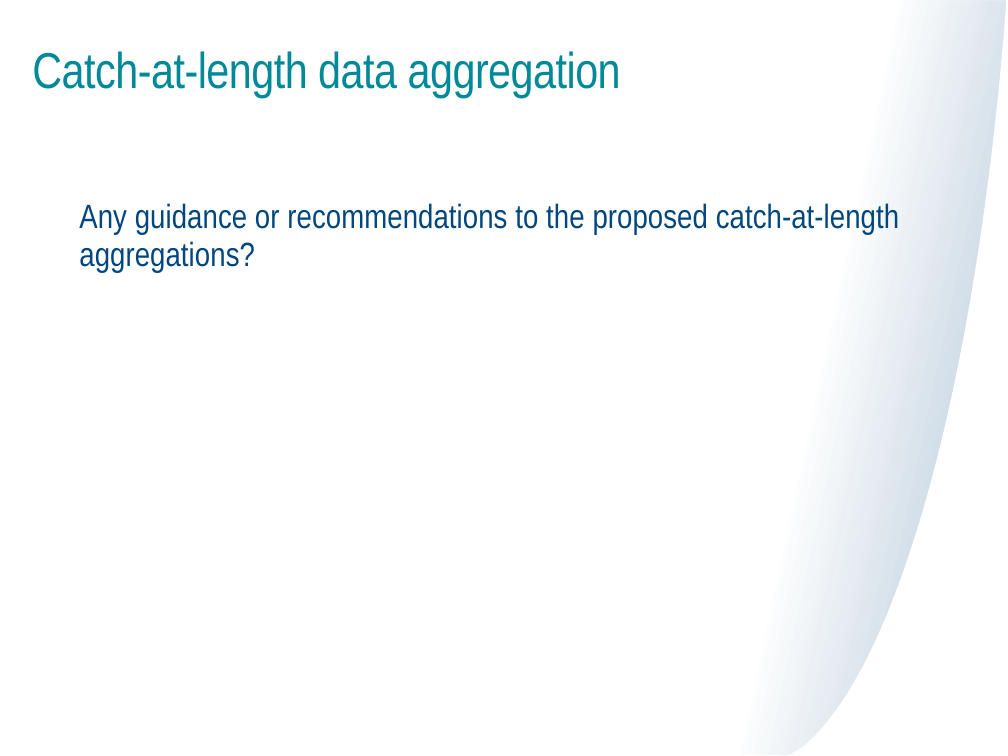
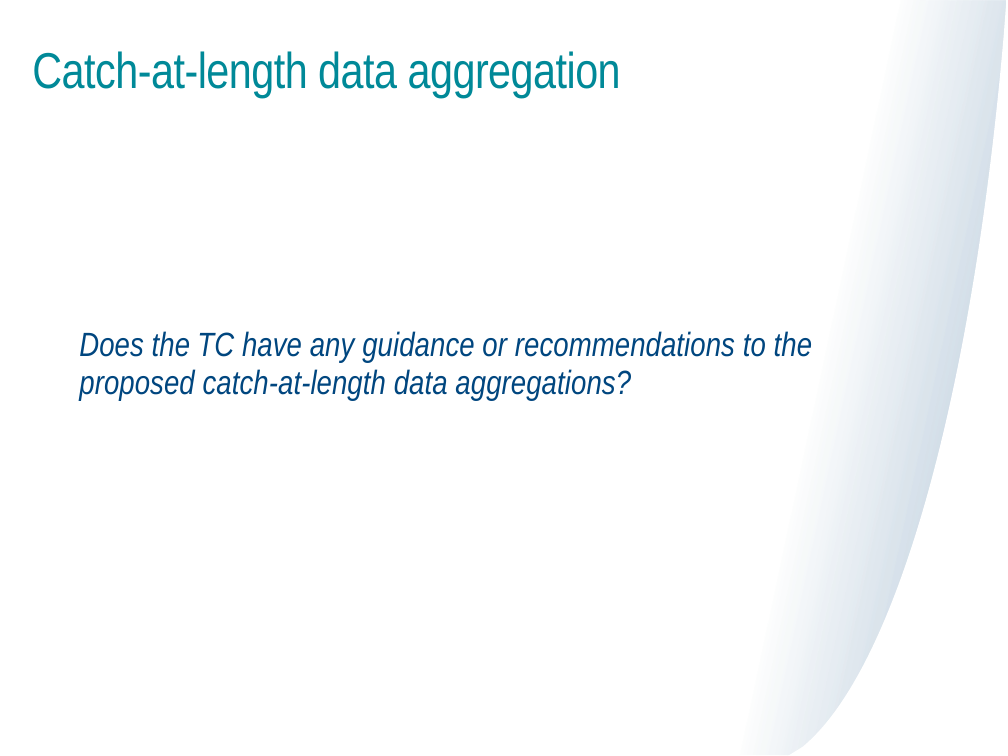
Before and after one commit to mle2718/flukeRDM, a slide deck: slide 15 of docs/TC meeting 6-20-25 Lou.pptx (slide 19 before the commit). Drawn at 1008x756 pixels with LibreOffice and Linux fonts; fonts in the diff are those of the drawing. Boxes give left, top, right and bottom in pixels: in the first picture for what was removed or moved away, otherwise in the second. Text is boxed around its words. In the diff, an @@ line names an element or a change of style, - is before the commit and + after.

```diff
--- a/docs/TC meeting 6-20-25 Lou.pptx
+++ b/docs/TC meeting 6-20-25 Lou.pptx
@@ text at (79, 331, 812, 400): text changed; italic on @@
-Any guidance or recommendations to the proposed catch-at-length aggregations?
+Does the TC have any guidance or recommendations to the proposed catch-at-length data aggregations?
```
Also in this commit, not shown: 17 other slides changed, 14 slides added, 2 slides removed, 8 other files.
